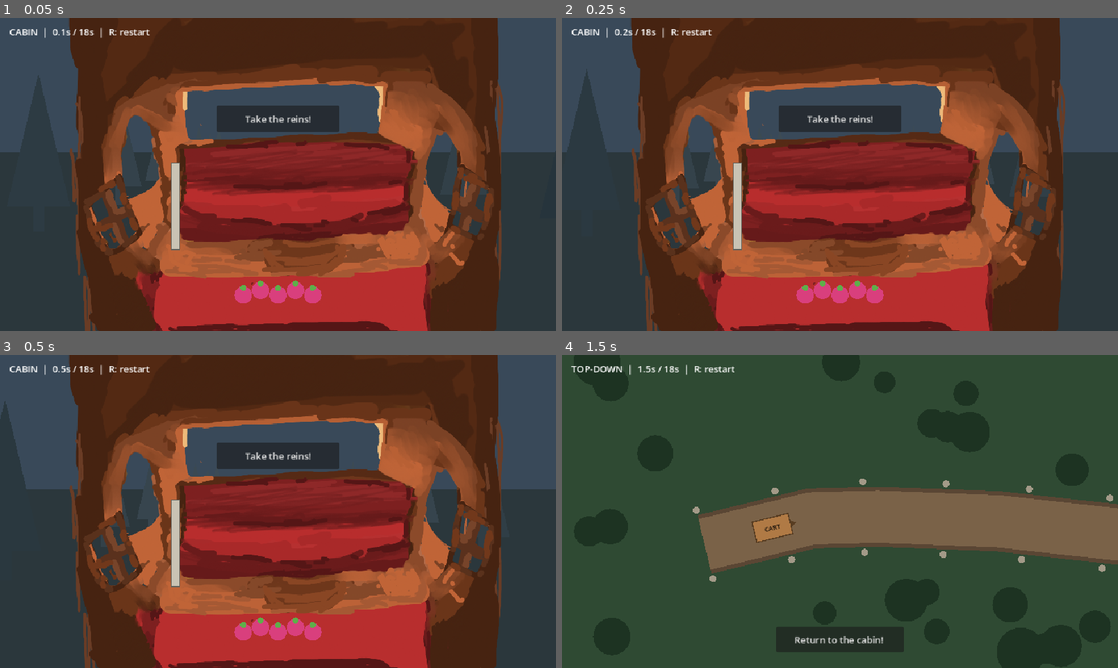
Above: before the commit, frames 1-4 (two rows, left to right).
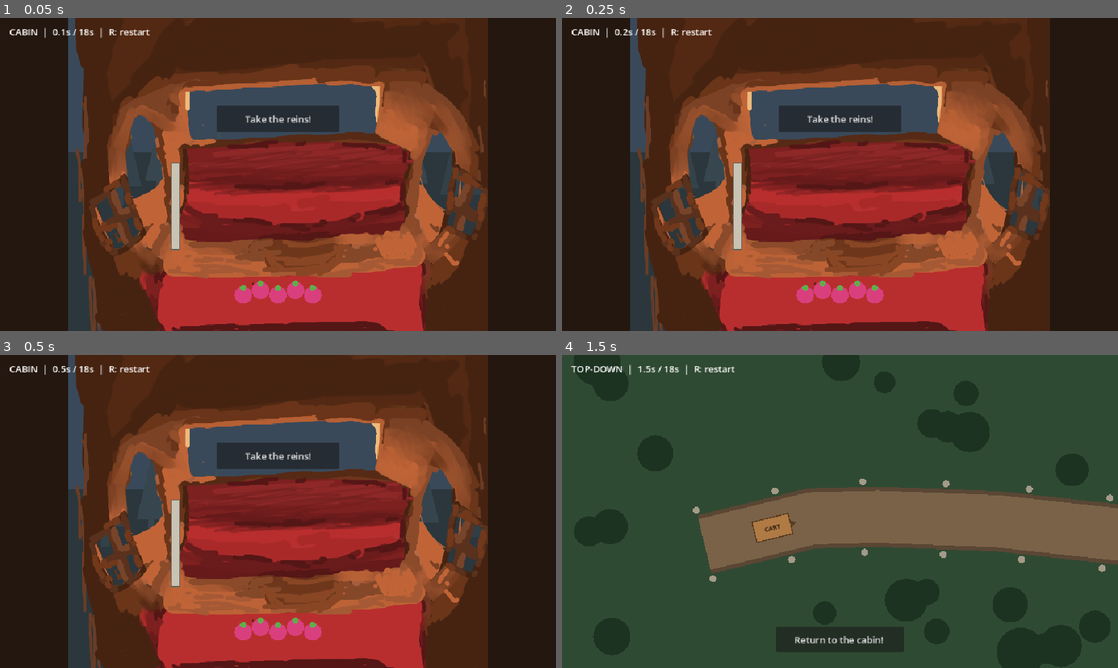
Above: after the commit, the same moments.

Repository: UnderstoodUseYourUsernameHere/carriage-delivery
Game: Godot game, scene res://scenes/delivery.tscn
Same seed, same stepped clock (60 frames per second), same inputs: the game is played once before the commit and once after it.
Inputs (mouse positions are in pixels of both pictures, inside the frame that each line leads up to):
- Up to frame 1 (0.05 s): no input
- Up to frame 2 (0.25 s): no input
- Up to frame 3 (0.5 s): no input
- Up to frame 4 (1.5 s): click "Take the reins!" at 0.5 s; tap Enter at 1.25 s; move the mouse to (962, 495) at 1.27 s; hold Right from 1.28 s (still down); tap Alt at 1.35 s; click (962, 495) at 1.42 s

The runs differ from the first frame. In frame 1, 33% of the frame differs, in the area x 0-100%, y 0-100%; in frame 2, 33%; in frame 3, 33%; in frame 4, nothing differs.

Commit message:
feat: attempted to add a system where the borders of where the art doesnt reach would be blurred or blocked, too bad to use in the final project

Diff:
--- a/scenes/views/cabin_view.tscn
+++ b/scenes/views/cabin_view.tscn
@@ -4,6 +4,7 @@
 [ext_resource type="Script" uid="uid://b5dj01dt37j7" path="res://scripts/cabin/cabin_windows.gd" id="1_vdcu5"]
 [ext_resource type="Texture2D" uid="uid://rsrs547fsqgr" path="res://assets/art/cabin.png" id="2_vdcu5"]
 [ext_resource type="Script" uid="uid://cm28jid5b76wc" path="res://scripts/delivery/fruit_pips.gd" id="3_dakot"]
+[ext_resource type="Script" uid="uid://tgt8xro6ncl" path="res://scripts/cabin/cabin_wings.gd" id="4_dakot"]
 
 [node name="CabinView" type="Control" unique_id=1539775977]
 layout_mode = 3
@@ -51,6 +52,21 @@
 mouse_filter = 2
 texture = ExtResource("2_vdcu5")
 expand_mode = 1
+stretch_mode = 5
+
+[node name="CabinWings" type="Control" parent="." unique_id=1035943249 node_paths=PackedStringArray("cabin_art")]
+layout_mode = 1
+anchors_preset = 15
+anchor_right = 1.0
+anchor_bottom = 1.0
+grow_horizontal = 2
+grow_vertical = 2
+script = ExtResource("4_dakot")
+cabin_art = NodePath("../CabinArt")
+sample_inset_px = 75
+sample_width_px = 5
+post_width = 117.935
+edge_shade = 0.453
 
 [node name="FruitPips" type="Control" parent="." unique_id=344731508]
 anchors_preset = 0
--- /dev/null
+++ b/scripts/cabin/cabin_wings.gd
@@ -0,0 +1,83 @@
+@tool
+class_name CabinWings
+extends Control
+
+@export var cabin_art: TextureRect:
+	set(value):
+		cabin_art = value
+		queue_redraw()
+
+@export var sample_inset_px := 4:
+	set(value):
+		sample_inset_px = value
+		queue_redraw()
+
+@export var sample_width_px := 2:
+	set(value):
+		sample_width_px = maxi(value, 1)
+		queue_redraw()
+
+@export var post_width := 16.0:
+	set(value):
+		post_width = value
+		queue_redraw()
+
+@export var post_color := Color("#24170f"):
+	set(value):
+		post_color = value
+		queue_redraw()
+
+@export_range(0.0, 1.0) var edge_shade := 0.35:
+	set(value):
+		edge_shade = value
+		queue_redraw()
+
+func _ready() -> void:
+	resized.connect(queue_redraw)
+
+func art_rect() -> Rect2:
+	var tex_size := cabin_art.texture.get_size()
+	var s := minf(size.x / tex_size.x, size.y / tex_size.y)
+	var drawn := tex_size * s
+	return Rect2((size - drawn) * 0.5, drawn)
+
+func _draw() -> void:
+	if cabin_art == null or cabin_art.texture == null:
+		return
+
+	var tex := cabin_art.texture
+	var tex_size := tex.get_size()
+	var art := art_rect()
+	var gap := art.position.x
+	if gap < 1.0:
+		return
+
+	const SEAM := 1.0
+	var left_arc := Rect2(sample_inset_px, 0, sample_width_px, tex_size.y)
+	var right_arc := Rect2(tex_size.x - sample_inset_px - sample_width_px, 0, sample_width_px, tex_size.y)
+
+	draw_texture_rect_region(tex, Rect2(0.0, art.position.y, gap + SEAM, art.size.y), left_arc)
+	draw_texture_rect_region(tex, Rect2(art.end.x - SEAM, art.position.y, gap + SEAM, art.size.y), right_arc)
+
+	_draw_shade(0.0, gap, true)
+	_draw_shade(art.end.x, size.x, false)
+
+	if post_width > 0.0:
+		draw_rect(Rect2(0.0, 0.0, post_width, size.y), post_color)
+		draw_rect(Rect2(size.x - post_width, 0.0, post_width, size.y), post_color)
+
+func _draw_shade(from_x: float, to_x: float, dark_at_from: bool) -> void:
+	if edge_shade <= 0.0:
+		return
+
+	var dark := Color(0, 0, 0, edge_shade)
+	var clear := Color(0, 0, 0, 0)
+	var a := dark if dark_at_from else clear
+	var b := clear if dark_at_from else dark
+	draw_polygon(
+		PackedVector2Array([
+			Vector2(from_x, 0), Vector2(to_x, 0),
+			Vector2(to_x, size.y), Vector2(from_x, size.y),
+		]),
+		PackedColorArray([a, b, b, a])
+	)
Not shown, added: scripts/cabin/cabin_wings.gd.uid
